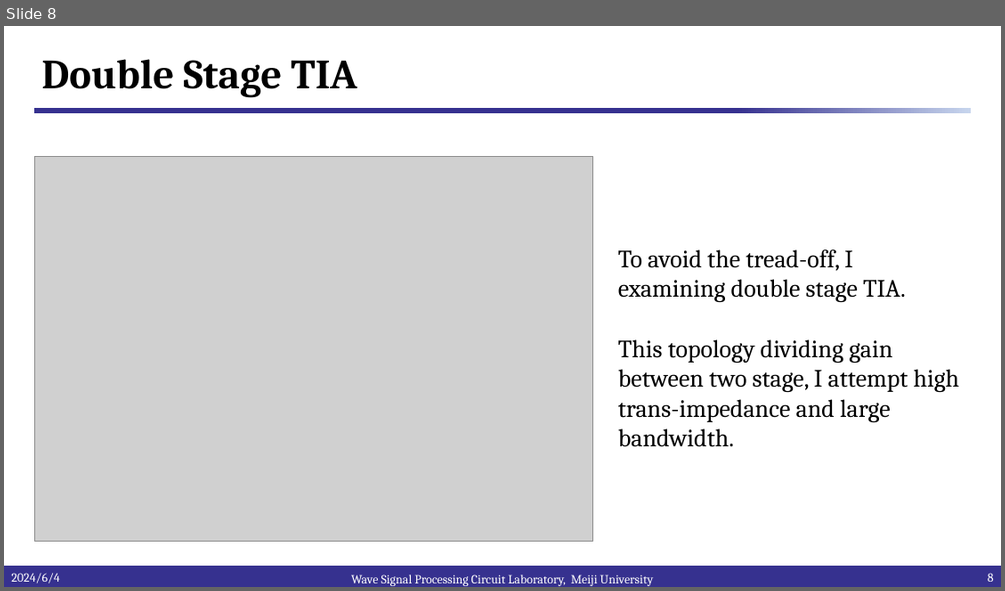
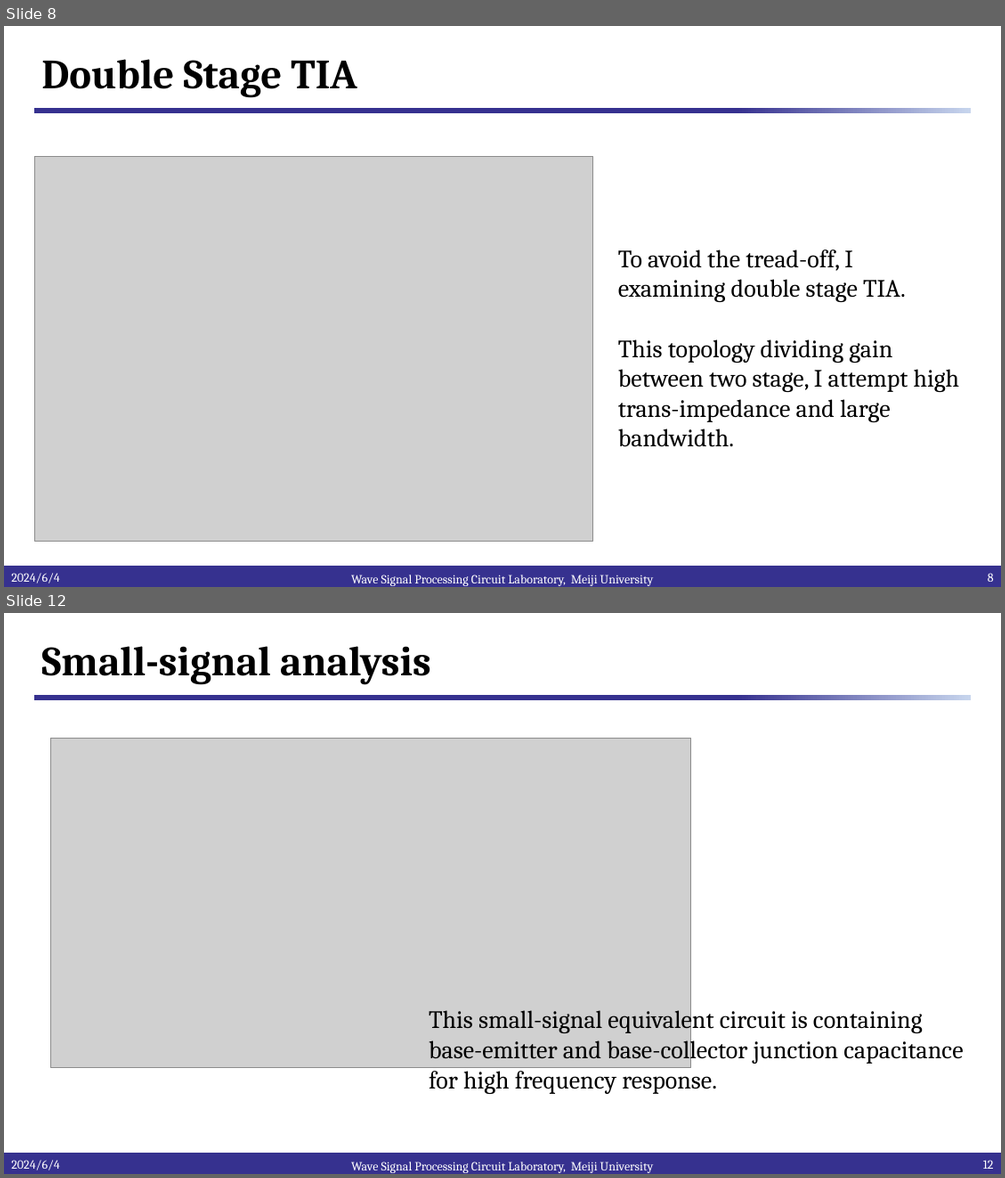
Before and after one commit to kjm-desktop10400/reserch, a slide deck: IHP_2024/semi/プレゼンテーション1.pptx. Shown one above the other, each under a label of ours: slide 8 before the commit, slides 8 and 12 after it; the slides between them are not shown. The pictures are 1005x591 and 1005x1178 pixels, drawn with LibreOffice and Linux fonts; fonts in the diff are those of the drawing; grey boxes stand for pictures; background and template pictures are left out. Boxes give left, top, right and bottom in pixels: in the first picture for what was removed or moved away, otherwise in the second. Text is boxed around its words. In the diff, an @@ line names an element or a change of style, - is before the commit and + after.

```diff
--- a/IHP_2024/semi/プレゼンテーション1.pptx
+++ b/IHP_2024/semi/プレゼンテーション1.pptx
@@ slide 12 added at box(4, 613, 1001, 1174), background #FFFFFF; not listed: 2 template elements that a slide beside it also shows @@
@@ title added at box(41, 646, 431, 684), 40 pt, text #000000, bold @@
+Small-signal analysis
@@ picture added at box(50, 738, 690, 1068) @@
@@ text added at box(429, 1005, 963, 1094), 24 pt, text #000000 @@
+This small-signal equivalent circuit is containing base-emitter and base-collector junction capacitance for high frequency response.
@@ text added at box(11, 1159, 59, 1170), 12 pt, text #FFFFFF @@
+2024/6/4
@@ text added at box(351, 1161, 654, 1173), 12 pt, text #FFFFFF @@
+Wave Signal Processing Circuit Laboratory, Meiji University
@@ page number added at box(983, 1159, 994, 1168), 12 pt, text #FFFFFF @@
+12
```
Also in this commit, not shown: 4 slides changed, 5 other slides added, 1 other file.
